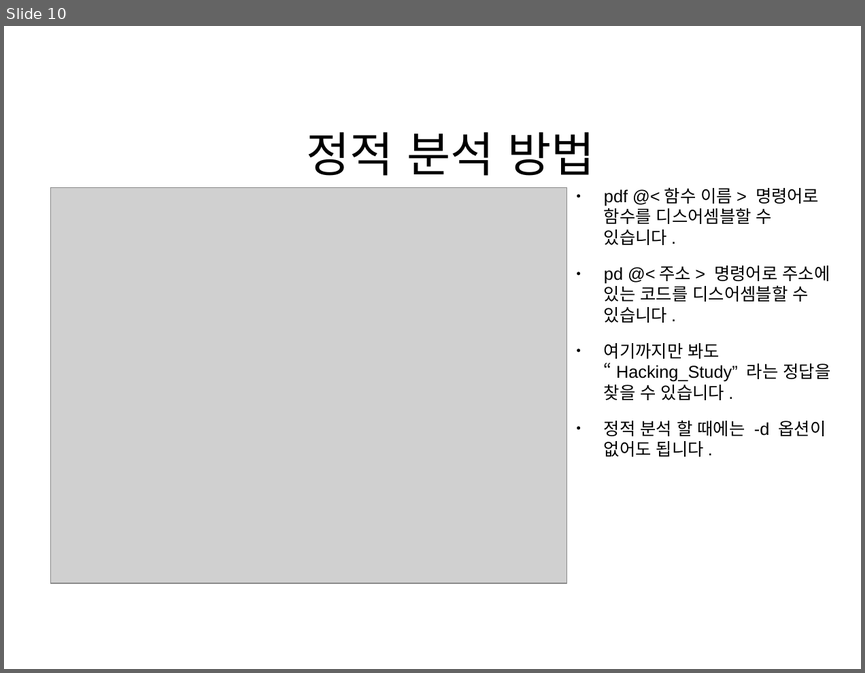
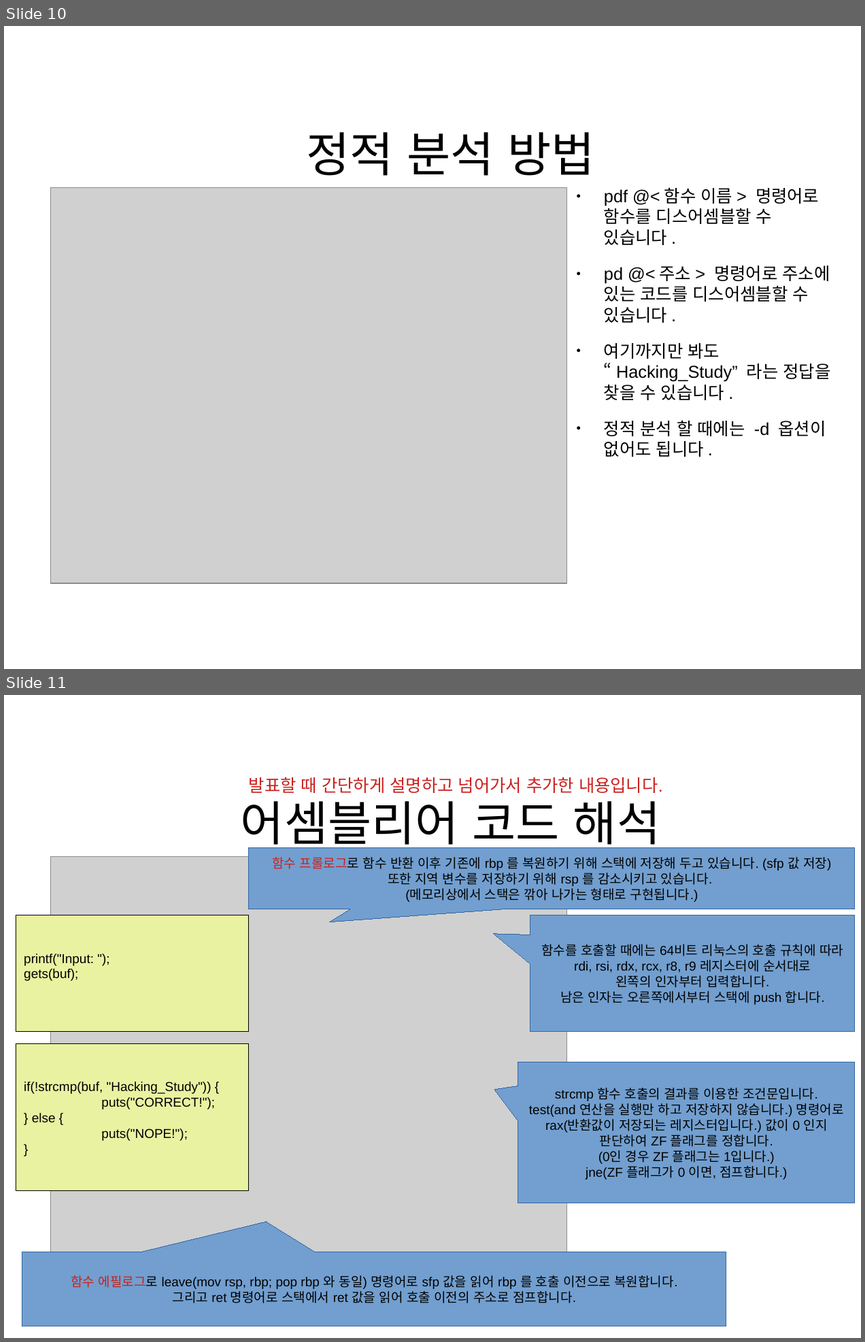
Before and after one commit to movptr06/hacking-study, a slide deck: Study00/presentation.odp. Shown one above the other, each under a label of ours: slide 10 before the commit, slides 10 and 11 after it. The pictures are 865x673 and 865x1342 pixels, drawn with LibreOffice and Linux fonts; fonts in the diff are those of the drawing; grey boxes stand for pictures; background and template pictures are left out. Boxes give left, top, right and bottom in pixels: in the first picture for what was removed or moved away, otherwise in the second. Text is boxed around its words. In the diff, an @@ line names an element or a change of style, - is before the commit and + after.

```diff
--- a/Study00/presentation.odp
+++ b/Study00/presentation.odp
@@ slide 11 added at (x1=4, y1=695, x2=861, y2=1338), background #FFFFFF @@
@@ text added at (x1=249, y1=777, x2=663, y2=793), 16 pt, text #C9211E @@
+발표할 때 간단하게 설명하고 넘어가서 추가한 내용입니다.
@@ title added at (x1=241, y1=801, x2=660, y2=853), 44 pt, text #000000 @@
+어셈블리어 코드 해석
@@ picture added at (x1=51, y1=857, x2=567, y2=1252) @@
@@ speech box added at (x1=249, y1=848, x2=855, y2=910), fill #729FCF, outline #3465A4 0 pt, 12 pt, text #000000 @@
+함수 프롤로그로 함수 반환 이후 기존에 rbp 를 복원하기 위해 스택에 저장해 두고 있습니다. (sfp 값 저장)
+또한 지역 변수를 저장하기 위해 rsp 를 감소시키고 있습니다.
+(메모리상에서 스택은 깎아 나가는 형태로 구현됩니다.)
@@ rectangle added at (x1=16, y1=915, x2=249, y2=1032), fill #E8F2A1, outline #000000 0 pt, 12 pt, text #000000 @@
+printf("Input: ");
+gets(buf);
@@ speech box added at (x1=530, y1=915, x2=855, y2=1032), fill #729FCF, outline #3465A4 0 pt, 12 pt, text #000000 @@
+함수를 호출할 때에는 64비트 리눅스의 호출 규칙에 따라
+rdi, rsi, rdx, rcx, r8, r9 레지스터에 순서대로
+왼쪽의 인자부터 입력합니다.
+남은 인자는 오른쪽에서부터 스택에 push 합니다.
@@ rectangle added at (x1=16, y1=1044, x2=249, y2=1191), fill #E8F2A1, outline #000000 0 pt, 12 pt, text #000000 @@
+if(!strcmp(buf, "Hacking_Study")) {
+puts("CORRECT!");
+} else {
+puts("NOPE!");
+}
@@ speech box added at (x1=518, y1=1062, x2=855, y2=1203), fill #729FCF, outline #3465A4 0 pt, 12 pt, text #000000 @@
+strcmp 함수 호출의 결과를 이용한 조건문입니다.
+test(and 연산을 실행만 하고 저장하지 않습니다.) 명령어로
+rax(반환값이 저장되는 레지스터입니다.) 값이 0 인지
+판단하여 ZF 플래그를 정합니다.
+(0인 경우 ZF 플래그는 1입니다.)
+jne(ZF 플래그가 0 이면, 점프합니다.)
@@ speech box added at (x1=22, y1=1253, x2=727, y2=1325), fill #729FCF, outline #3465A4 0 pt, 12 pt, text #000000 @@
+함수 에필로그로 leave(mov rsp, rbp; pop rbp 와 동일) 명령어로 sfp 값을 읽어 rbp 를 호출 이전으로 복원합니다.
+그리고 ret 명령어로 스택에서 ret 값을 읽어 호출 이전의 주소로 점프합니다.
```
Also in this commit, not shown: 1 slide changed.
